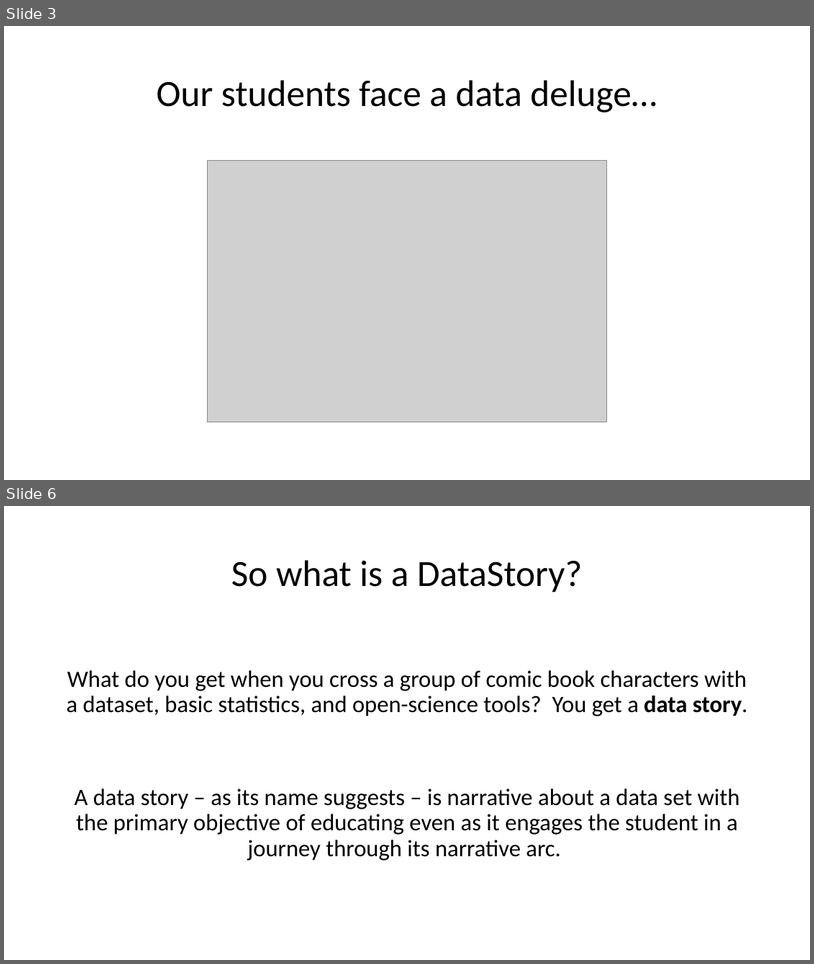
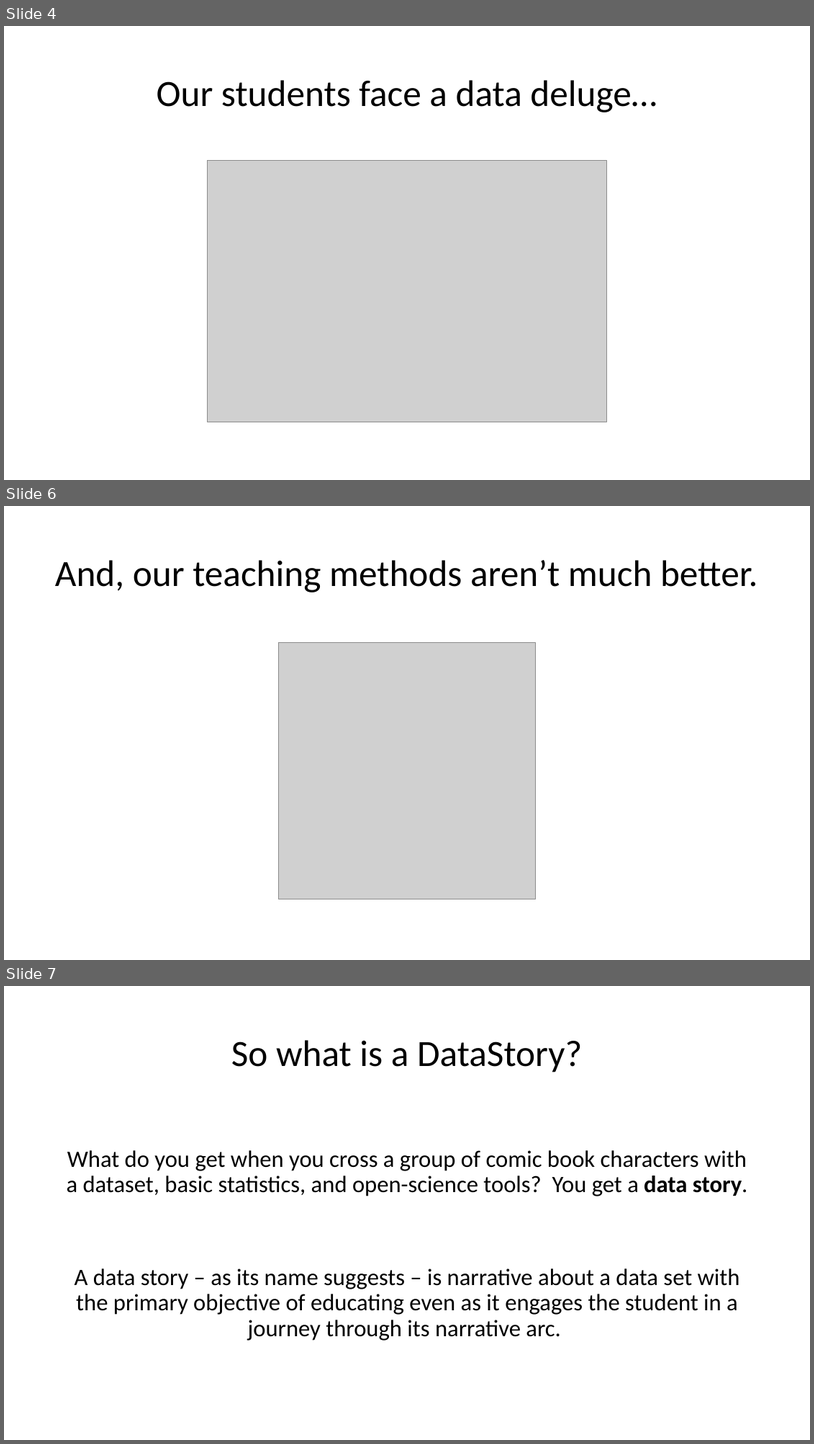
Before and after one commit to mydatastory-dev/projects, a slide deck: _ctsi/ctsi_presentation.pptx. Shown one above the other, each under a label of ours: slides 3 and 6 before the commit, slides 4, 6 and 7 after it; the slides between them are not shown. The pictures are 814x964 and 814x1444 pixels, drawn with LibreOffice and Linux fonts; fonts in the diff are those of the drawing; grey boxes stand for pictures. Boxes give left, top, right and bottom in pixels: in the first picture for what was removed or moved away, otherwise in the second. Text is boxed around its words. In the diff, an @@ line names an element or a change of style, - is before the commit and + after.

```diff
--- a/_ctsi/ctsi_presentation.pptx
+++ b/_ctsi/ctsi_presentation.pptx
@@ slide 6 added at [4,506,810,960], background #FFFFFF @@
@@ title added at [55,560,758,592], 44 pt, text #000000 @@
+And, our teaching methods aren’t much better.
@@ picture added at [278,642,535,898] @@
@@ what was slide 3 is now slide 4 @@
@@ what was slide 6 is now slide 7 @@
```
Also in this commit, not shown: 4 slides changed, 4 other slides added, 1 slide removed.
